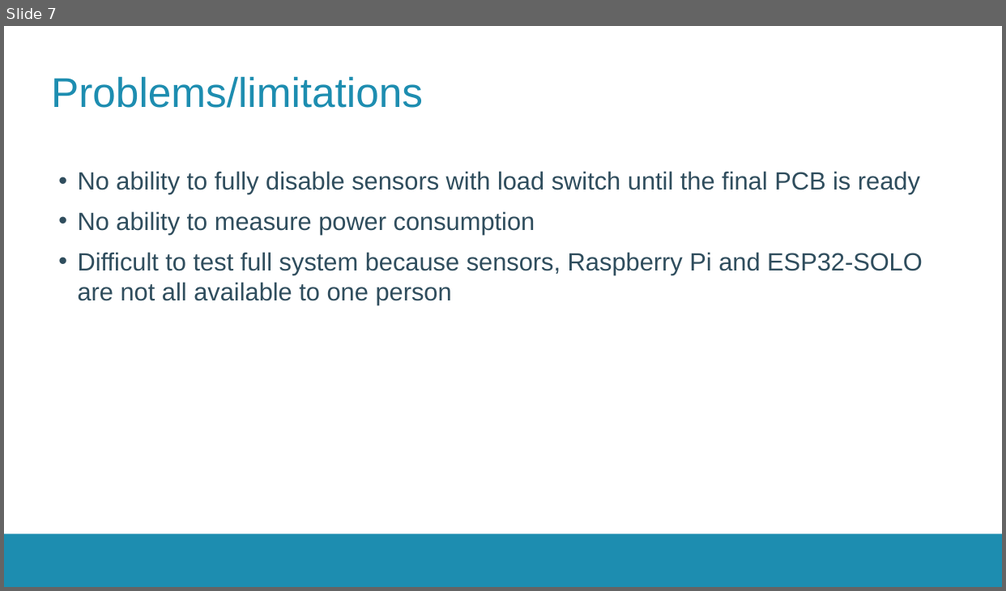
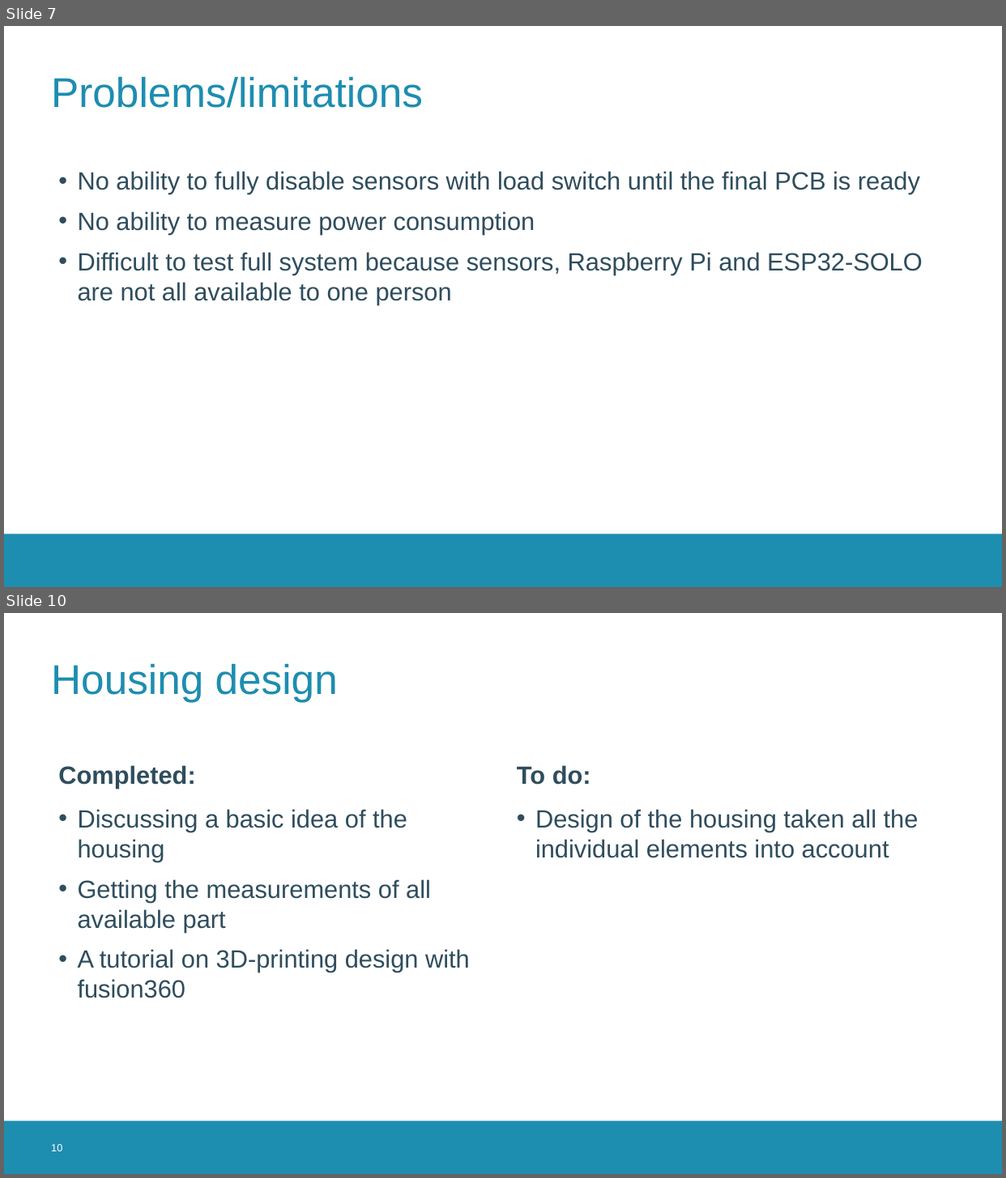
Before and after one commit to thomasf10/cosy_cafeteria, a slide deck: presentatie/tussentijdsepresentatie.pptx. Shown one above the other, each under a label of ours: slide 7 before the commit, slides 7 and 10 after it; the slides between them are not shown. The pictures are 1006x591 and 1006x1178 pixels, drawn with LibreOffice and Linux fonts; fonts in the diff are those of the drawing; background and template pictures are left out. Boxes give left, top, right and bottom in pixels: in the first picture for what was removed or moved away, otherwise in the second. Text is boxed around its words. In the diff, an @@ line names an element or a change of style, - is before the commit and + after.

```diff
--- a/presentatie/tussentijdsepresentatie.pptx
+++ b/presentatie/tussentijdsepresentatie.pptx
@@ slide 10 added at <box>4,613,1002,1174</box>, background #FFFFFF; not listed: 1 template element that a slide beside it also shows @@
@@ title added at <box>51,663,338,702</box>, 40 pt, text #1D8DB0 @@
+Housing design
@@ text added at <box>58,765,195,788</box>, 24 pt, text #2F4D5D, bold @@
+Completed:
@@ text added at <box>517,765,591,785</box>, 24 pt, text #2F4D5D, bold @@
+To do:
@@ text added at <box>78,809,470,999</box>, 24 pt, text #2F4D5D @@
+• Discussing a basic idea of the housing
+• Getting the measurements of all available part
+• A tutorial on 3D-printing design with fusion360
@@ text added at <box>535,809,918,858</box>, 24 pt, text #2F4D5D @@
+• Design of the housing taken all the individual elements into account
@@ page number added at <box>51,1144,62,1152</box>, 10 pt, text #FFFFFF @@
+10
```
Also in this commit, not shown: 3 other slides added.
